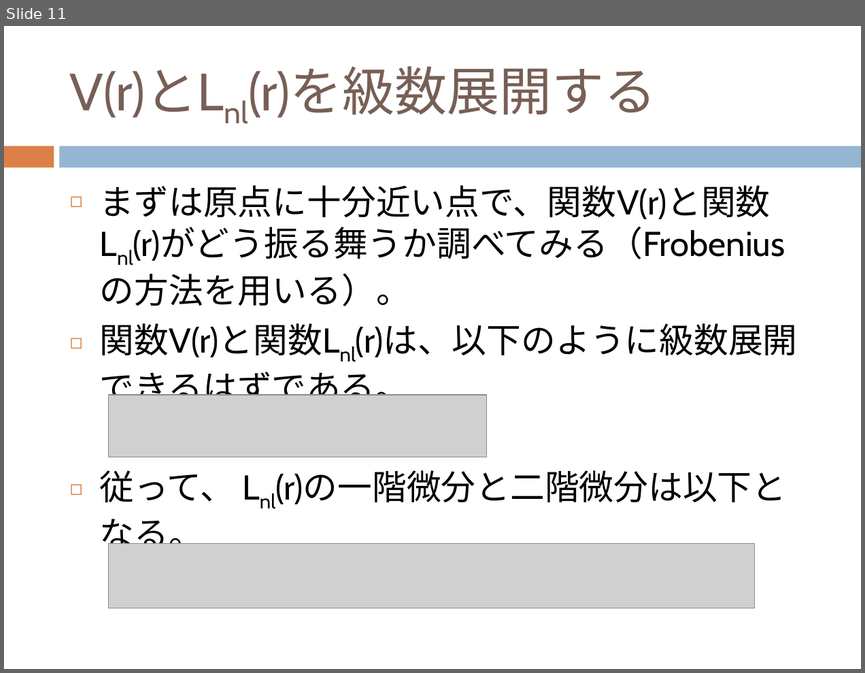
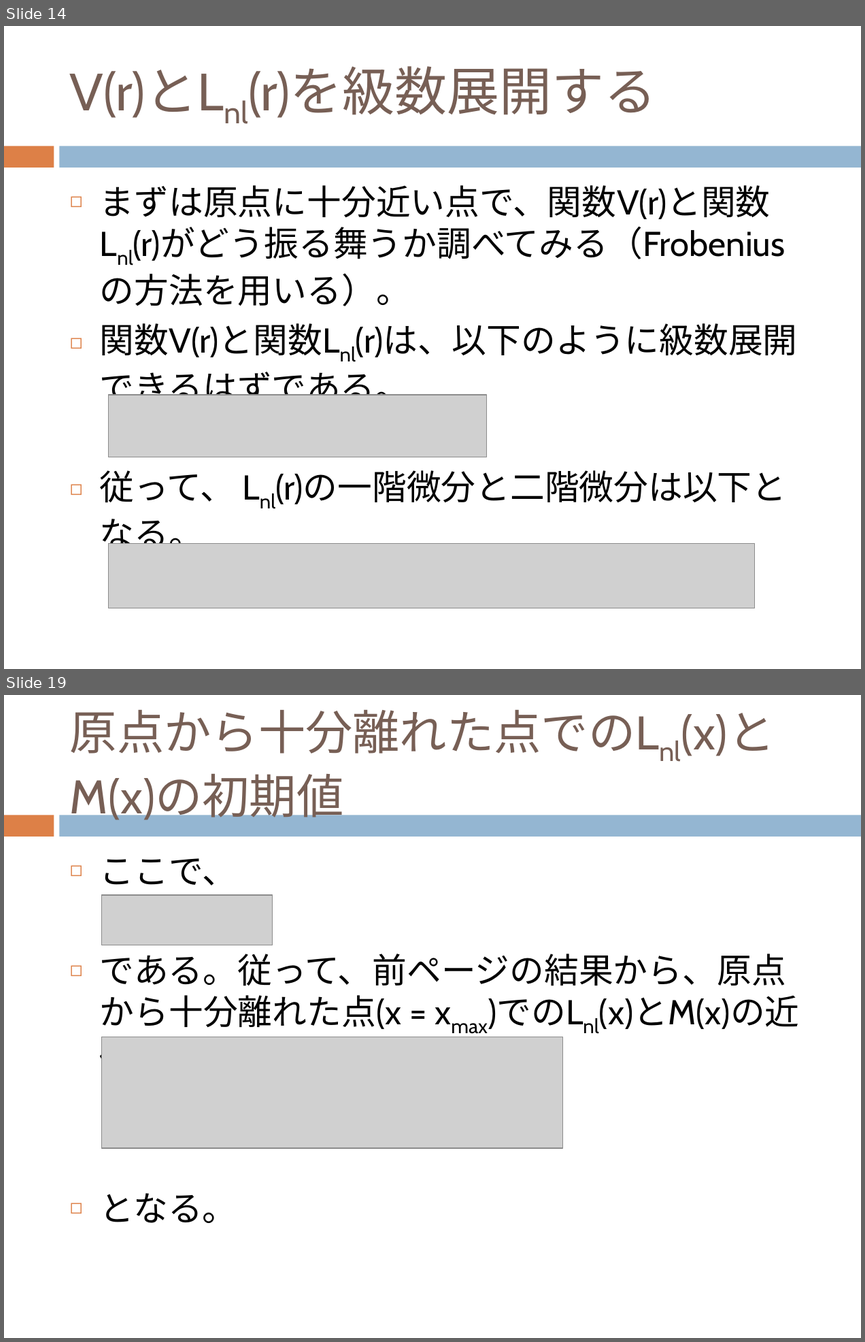
Before and after one commit to dc1394/fukui_sono2, a slide deck: 福井技術者の集いその2_発表資料スライド.pptx. Shown one above the other, each under a label of ours: slide 11 before the commit, slides 14 and 19 after it; the slides between them are not shown. The pictures are 865x673 and 865x1342 pixels, drawn with LibreOffice and Linux fonts; fonts in the diff are those of the drawing; grey boxes stand for pictures. Boxes give left, top, right and bottom in pixels: in the first picture for what was removed or moved away, otherwise in the second. Text is boxed around its words. In the diff, an @@ line names an element or a change of style, - is before the commit and + after.

```diff
--- a/福井技術者の集いその2_発表資料スライド.pptx
+++ b/福井技術者の集いその2_発表資料スライド.pptx
@@ slide 19 added at (4,695,861,1338), background #FFFFFF; not listed: 2 template elements that a slide beside it also shows @@
@@ title added at (70,710,774,824), 39.6 pt, text #775F55 @@
+原点から十分離れた点でのLnl(x)とM(x)の初期値
@@ text added at (100,858,800,1223), 29 pt, text #000000 @@
+◻ ここで、
+◻ である。従って、前ページの結果から、原点から十分離れた点(x = xmax)でのLnl(x)とM(x)の近似解は、
+◻ となる。
@@ picture added at (102,895,272,945) @@
@@ picture added at (102,1037,563,1149) @@
@@ what was slide 11 is now slide 14 @@
```
Also in this commit, not shown: 7 slides changed, 5 other slides added, 2 other files.
